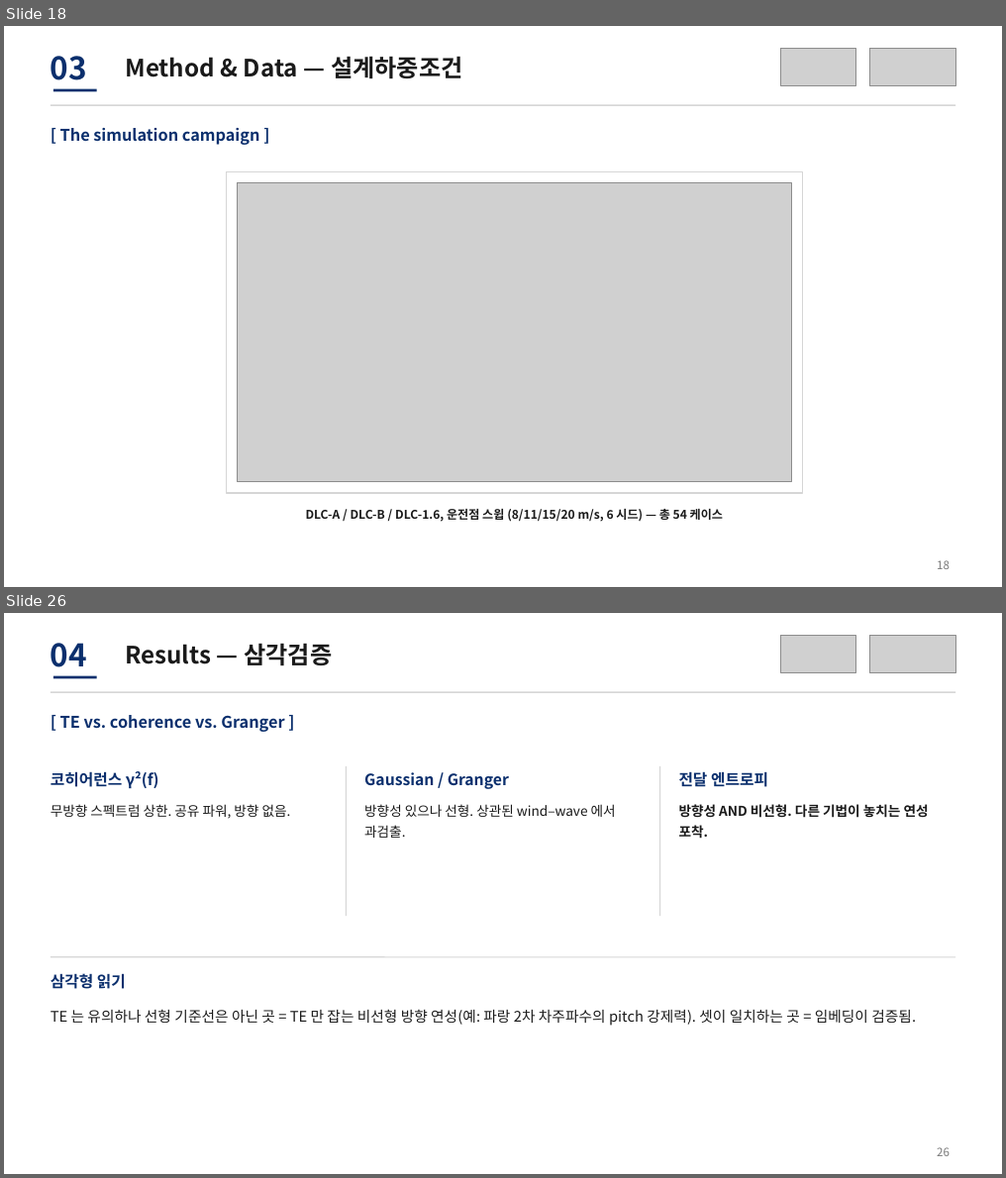
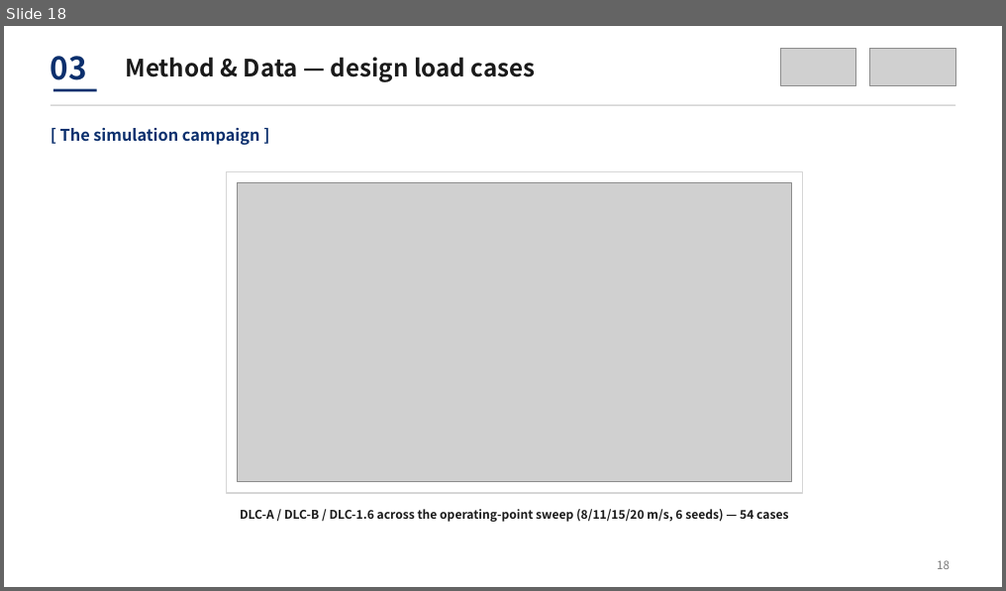
Before and after one commit to sinahdme/fowt-te-causal, a slide deck: reports/te-conference-talk-lab.pptx. Shown one above the other, each under a label of ours: slides 18 and 26 before the commit, slide 18 after it; the slides between them are not shown. The pictures are 1006x1178 and 1006x591 pixels, drawn with LibreOffice and Linux fonts; fonts in the diff are those of the drawing; grey boxes stand for pictures. Boxes give left, top, right and bottom in pixels: in the first picture for what was removed or moved away, otherwise in the second. Text is boxed around its words. In the diff, an @@ line names an element or a change of style, - is before the commit and + after.

```diff
--- a/reports/te-conference-talk-lab.pptx
+++ b/reports/te-conference-talk-lab.pptx
@@ slide 26 removed at [4, 613, 1002, 1174], background #FFFFFF @@
@@ picture removed at [781, 636, 856, 672] @@
@@ picture removed at [869, 636, 955, 672] @@
@@ text removed at [51, 643, 87, 667] @@
-04
@@ text removed at [125, 643, 333, 665] @@
-Results — 삼각검증
@@ line removed from (51, 692) to (955, 692) @@
@@ line removed from (54, 677) to (97, 677) @@
@@ text removed at [60, 715, 284, 732] @@
-[ TE vs. coherence vs. Granger ]
@@ text removed at [51, 771, 159, 789] @@
-코히어런스 γ²(f)
@@ line removed from (347, 766) to (347, 916) @@
@@ text removed at [364, 772, 509, 789] @@
-Gaussian / Granger
@@ line removed from (660, 766) to (660, 916) @@
@@ text removed at [679, 771, 768, 787] @@
-전달 엔트로피
@@ text removed at [51, 804, 291, 819] @@
-무방향 스펙트럼 상한. 공유 파워, 방향 없음.
@@ text removed at [364, 804, 616, 838] @@
-방향성 있으나 선형. 상관된 wind–wave 에서 과검출.
@@ text removed at [679, 804, 929, 839] @@
-방향성 AND 비선형. 다른 기법이 놓치는 연성 포착.
@@ line removed from (51, 958) to (955, 958) @@
@@ text removed at [51, 973, 126, 989] @@
-삼각형 읽기
@@ text removed at [51, 1009, 916, 1026] @@
-TE 는 유의하나 선형 기준선은 아닌 곳 = TE 만 잡는 비선형 방향 연성(예: 파랑 2차 차주파수의 pitch 강제력). 셋이 일치하는 곳 = 임베딩이 검증됨.
@@ text removed at [937, 1148, 949, 1157] @@
-26
@@ slide 18 changed as well @@
@@ text at [125, 57, 536, 82]: text changed @@
-Method & Data — 설계하중조건
+Method & Data — design load cases
@@ text at [240, 509, 788, 522]: text changed @@
-DLC-A / DLC-B / DLC-1.6, 운전점 스윕 (8/11/15/20 m/s, 6 시드) — 총 54 케이스
+DLC-A / DLC-B / DLC-1.6 across the operating-point sweep (8/11/15/20 m/s, 6 seeds) — 54 cases
```
Also in this commit, not shown: 18 other slides changed, 13 slides added, 12 other slides removed, 1 other file.
